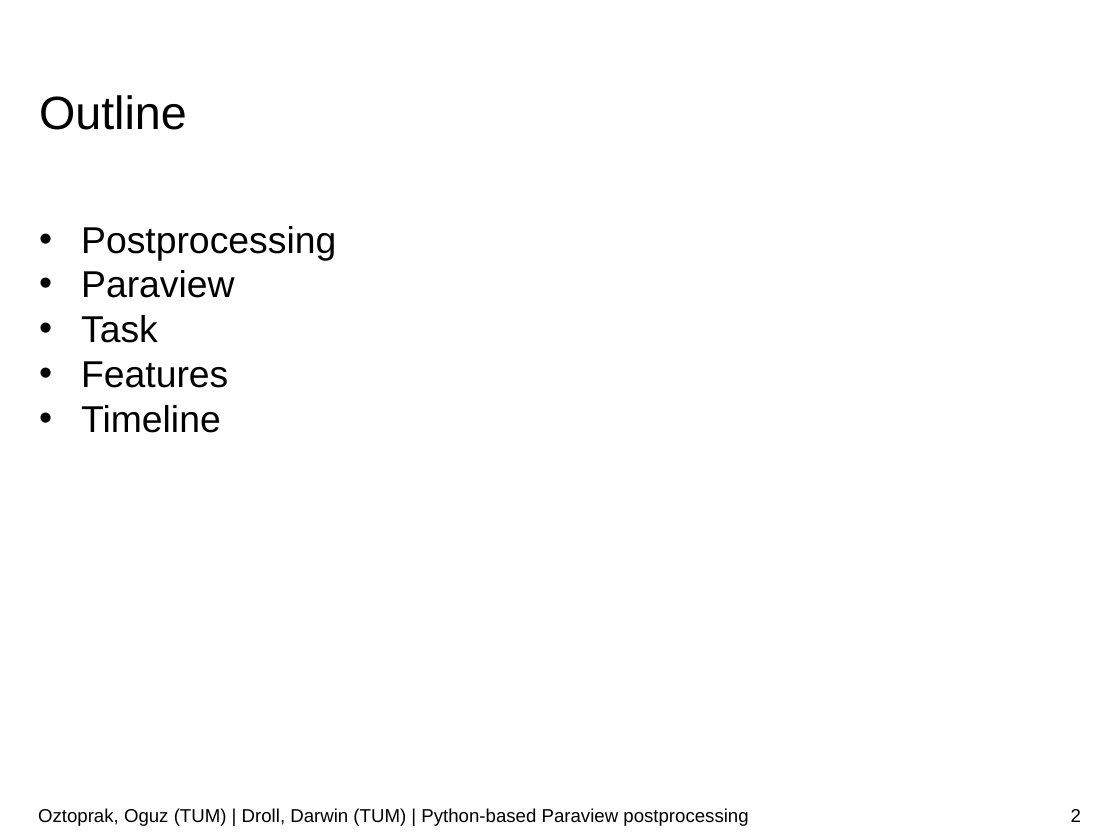
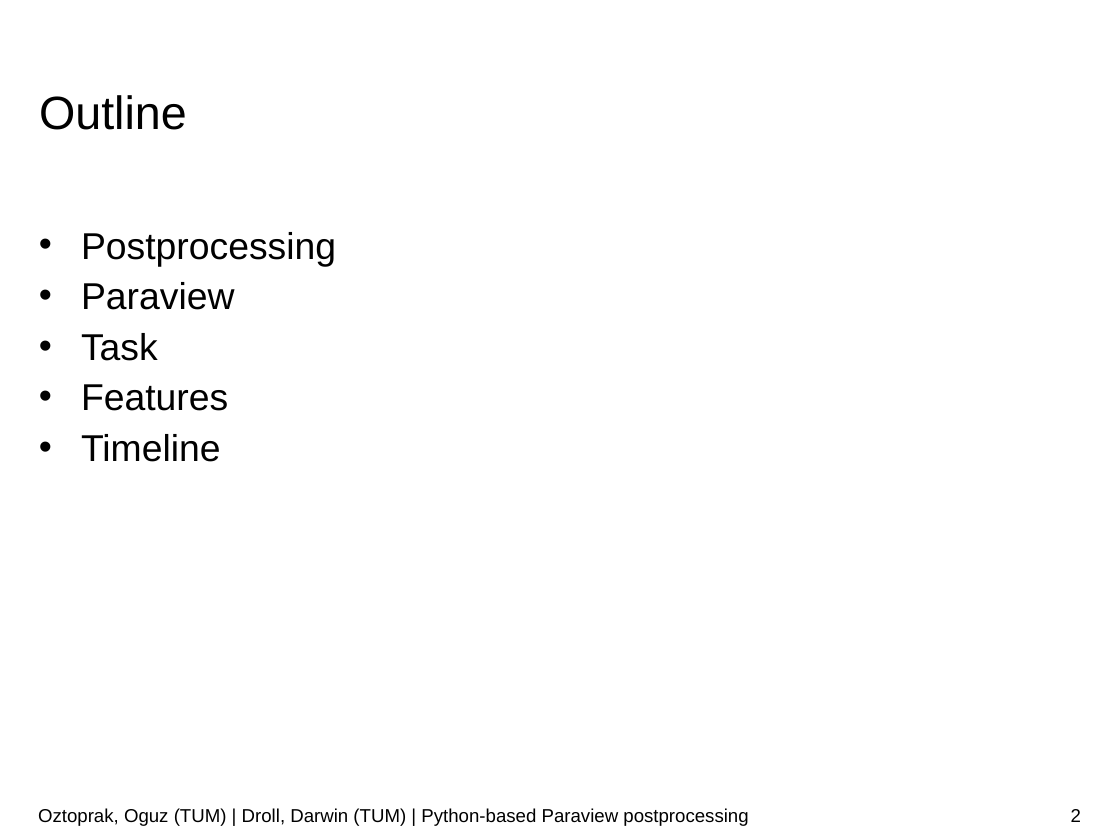
Before and after one commit to JusticeBoi/Paraview-PostProcessing-SoftwareLab, a slide deck: slide 2 of Paraview-postprocessor.pptx. Drawn at 1120x840 pixels with LibreOffice and Linux fonts; fonts in the diff are those of the drawing; background and template pictures are left out. Boxes give left, top, right and bottom in pixels: in the first picture for what was removed or moved away, otherwise in the second. Text is boxed around its words. In the diff, an @@ line names an element or a change of style, - is before the commit and + after.

```diff
--- a/Paraview-postprocessor.pptx
+++ b/Paraview-postprocessor.pptx
@@ text "Postprocessing" at <box>81,232,336,462</box>: line spacing 1 to 1.13 @@
```
Also in this commit, not shown: 14 other slides changed.
